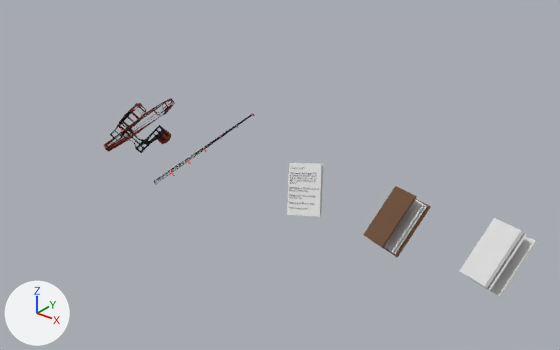
What one commit did to the Blender file models/Book.blend.
Both versions are drawn from a camera (50 mm lens) standing at (15.52, -15.71, 9.77) and looking at (2.16, 1.0, -0.59). The axes (+X, +Y, +Z) are drawn at lower left. The lights are the same throughout.

Objects in the first picture: 'Cube', 'Cube.001', 'Cube.002', 'CurseRod_Handle', 'CurseRod_Reel', 'CurseRod_Rod', 'pages'.
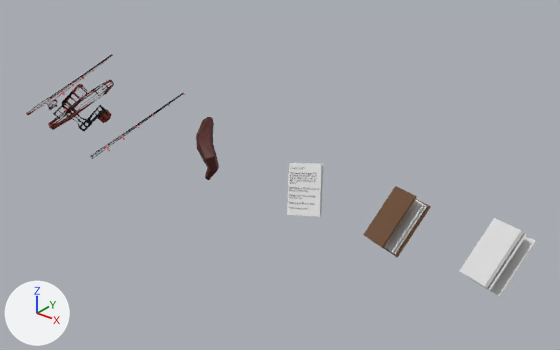
Pixel boxes [x1, y1, x2, y2] of what changed, in the pictures (560 x 350 px):
'CurseRod_Reel', moved
    before: [110, 103, 171, 153]
    after: [53, 84, 112, 131]
'CurseRod_Handle', moved
    before: [104, 98, 175, 152]
    after: [48, 80, 114, 130]
'CursedBait', added
    after: [196, 117, 219, 180]
'CurseRod_Rod', moved
    before: [154, 113, 255, 185]
    after: [90, 93, 185, 159]
'CurseRod', added
    after: [26, 54, 113, 115]
    faces in mat_rodsilver_003 (black #000000): [43, 54, 112, 106]
'Spinner', added
    after: [48, 104, 57, 109]

The edits, one by one:
Material 'CursedMaterial' (mat_cursedmaterial) is new.
Its base color is (0.08, 0.0101, 0.00584) (dark red #501a12).
Material 'RodBlack.003' (mat_rodblack_003) is new.
Its base color is (1.0, 0.196, 0.207) (red #ff7a7e).
Material 'RodSilver.003' (mat_rodsilver_003) is new.
Its base color is (0.0, 0.0, 0.0) (black #000000).
Its roughness is 0.4.
Material 'RodWood.003' (mat_rodwood_003) is new.
Its base color is (0.142, 0.00904, 0.00351) (dark red #69180c).
Mesh me_cylinder is new.
It has 35 vertices, 32 faces and spans x -0.395..0.343, y -0.105..0.372, z -0.976..0.431.
It uses material mat_cursedmaterial (dark red #501a12).
Mesh me_cylinder_003 is new.
It has 978 vertices, 1244 faces and spans x -0.1..0.1, y -0.32..0.09, z -0.62..3.59.
Faces by material slot: [178, 202, 864].
It uses material mat_rodsilver_003 (black #000000).
It uses material mat_rodwood_003 (dark red #69180c).
It uses material mat_rodblack_003 (red #ff7a7e).
Mesh me_cube_006 is new.
It has 280 vertices, 368 faces and spans x -0.352..0.017, y -0.046..0.048, z -0.047..0.312.
Faces by material slot: [296, 72].
It uses material mat_rodsilver_003 (black #000000).
It uses material mat_rodwood_003 (dark red #69180c).
Object 'CurseRod_Handle' (ob_curserod_handle) moves from (-2.93, 0.0, 0.12) to (-5.93, 0.0, 0.12).
Object 'CurseRod_Reel' (ob_curserod_reel) moves from (-2.84, 0.0, -0.17) to (-5.84, 0.0, -0.17).
Object 'CurseRod_Rod' (ob_curserod_rod) moves from (0.31, 0.0, 0.27) to (-2.69, 0.0, 0.27).
Object 'CursedBait' (ob_cursedbait) is new; it shows me_cylinder.
Its location is (-0.08, 0.0, 0.39).
Its rotation in degrees is (-5, -16, -24).
Its scale is (1.39, 1.39, 1.39).
Object 'CurseRod' (ob_curserod) is new; it shows me_cylinder_003.
Its location is (-8.56, 0.0, -0.58).
Its rotation in degrees is (58, -6.3, 145).
Its scale is (0.939, 0.939, 0.939).
Object 'Spinner' (ob_spinner) is new; it shows me_cube_006.
Its parent is ob_curserod.
Its location is (-0.0431, -0.245, 0.307).
